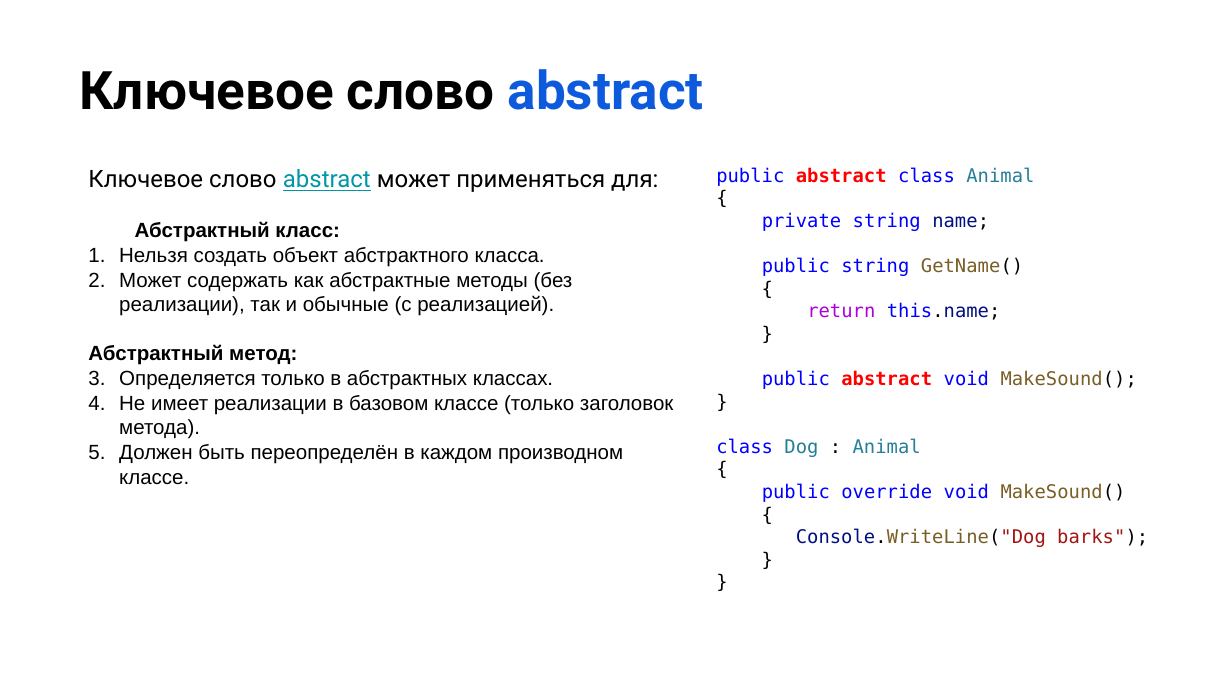
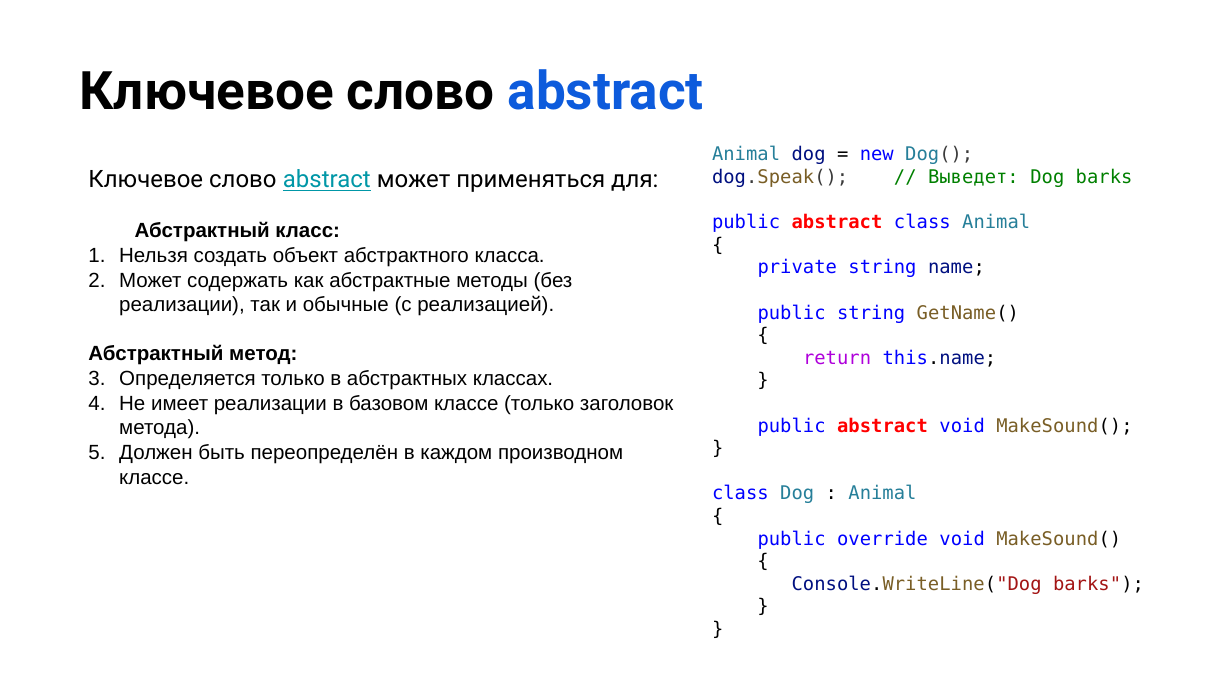
Before and after one commit to NilovPavel/OOP, a slide deck: slide 14 of ООПp.2.pptx. Drawn at 1232x693 pixels with LibreOffice and Linux fonts; fonts in the diff are those of the drawing; background and template pictures are left out. Boxes give left, top, right and bottom in pixels: in the first picture for what was removed or moved away, otherwise in the second. Text is boxed around its words. In the diff, an @@ line names an element or a change of style, - is before the commit and + after.

```diff
--- a/ООПp.2.pptx
+++ b/ООПp.2.pptx
@@ text "Animal dog = new Dog();" moved from (x1=716, y1=167, x2=1148, y2=547) to (x1=712, y1=145, x2=1144, y2=594) @@
@@ text at (x1=712, y1=145, x2=1133, y2=187): paragraphs added @@
+Animal dog = new Dog();
+dog.Speak(); // Выведет: Dog barks
```
Also in this commit, not shown: 7 other slides changed, 4 slides added, 2 slides removed, 2 other files.
